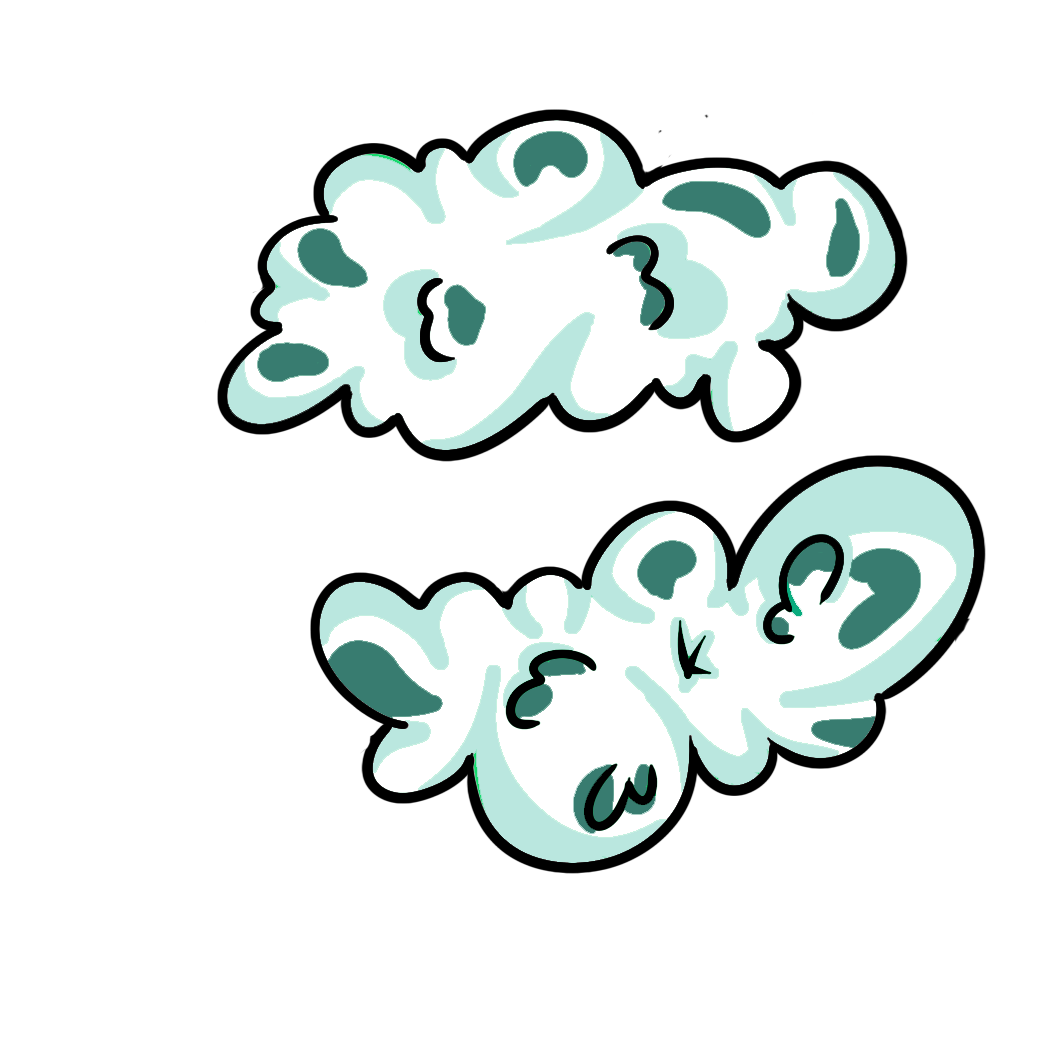
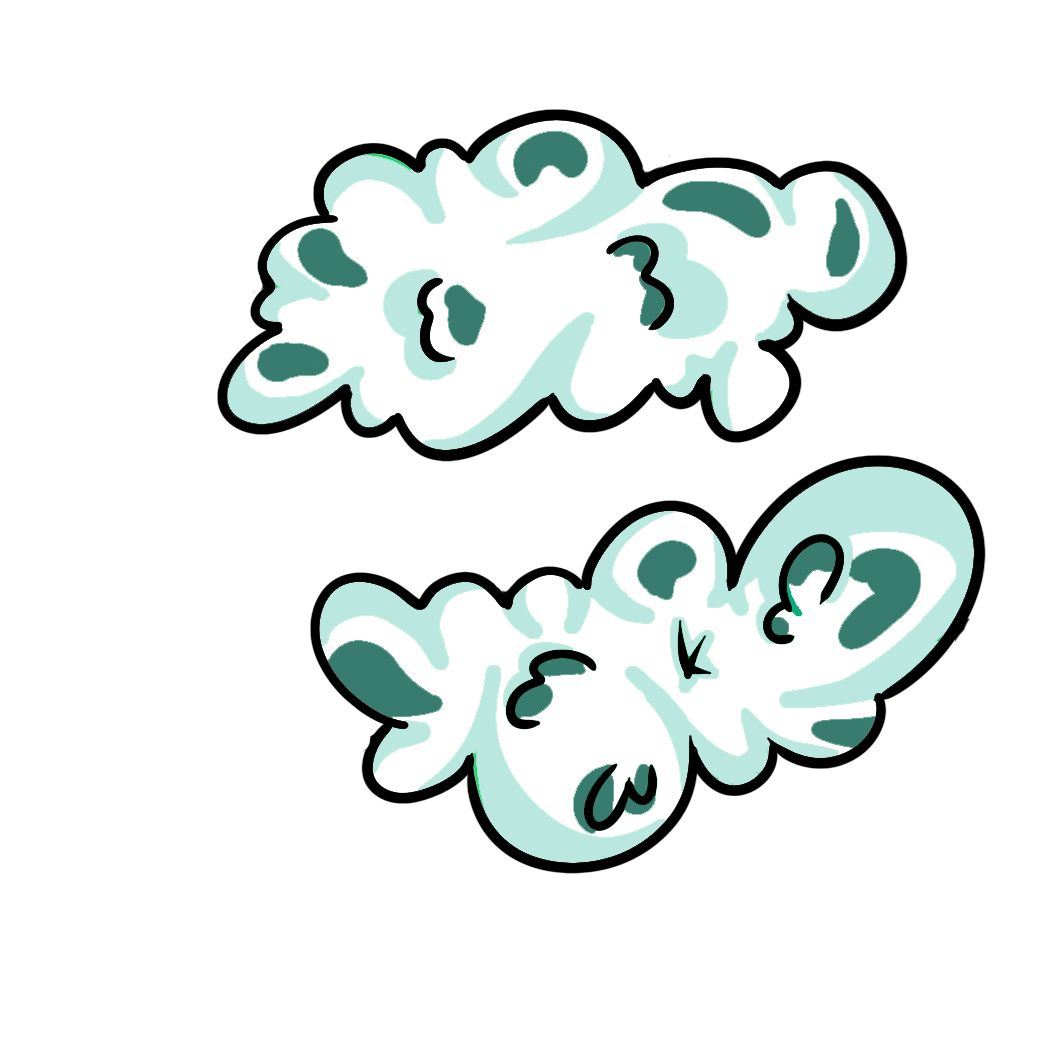
Two versions of the same layered image (1050 × 1050). Layer-by-layer changes:
painted on "Capa 3" over (x1=653, y1=114, x2=709, y2=170)
